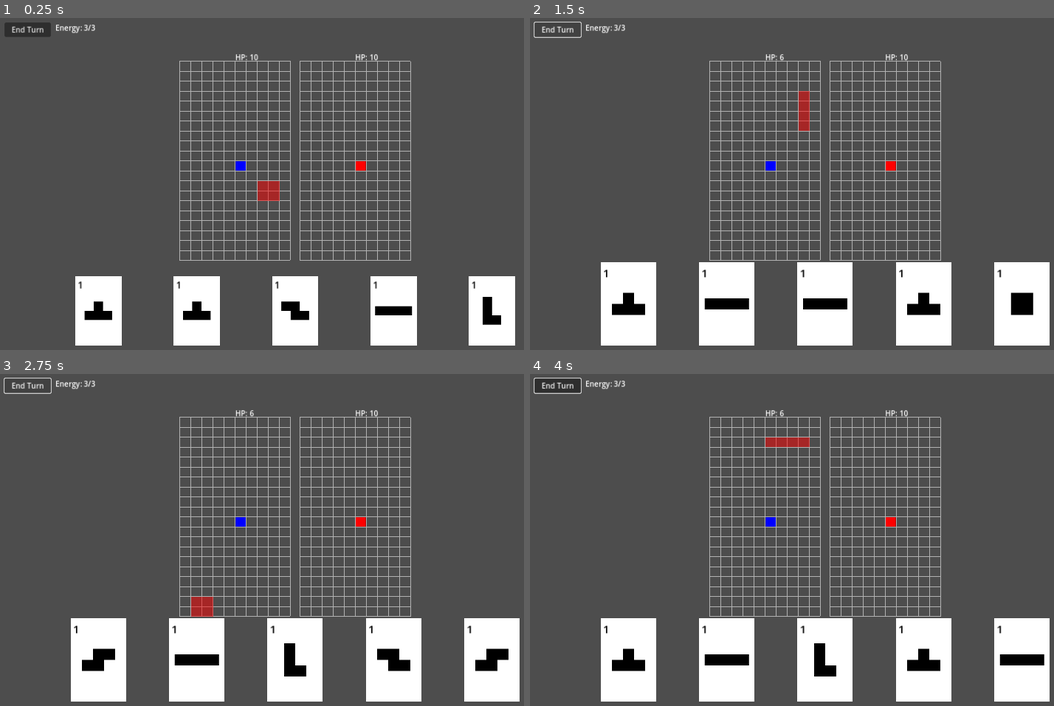
Above: before the commit, frames 1-4 (two rows, left to right).
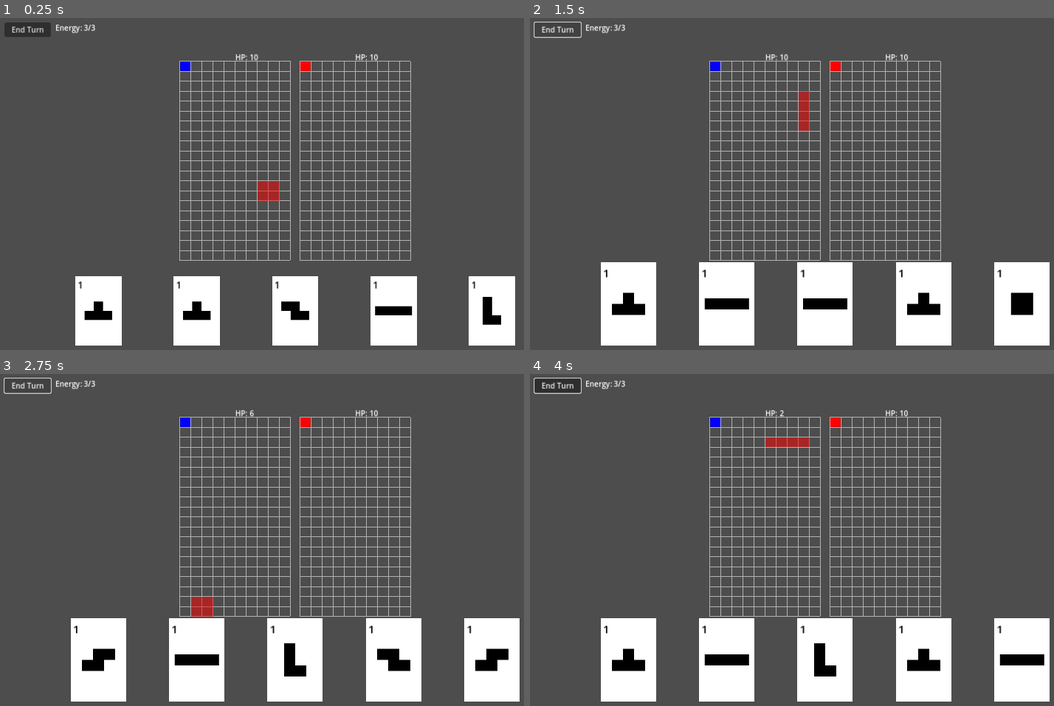
Above: after the commit, the same moments.

Repository: dBinet/SquirrelAttack
Game: Godot game, scene res://scenes/Main.tscn
The game is run twice, just before and just after one commit, with the same random seed, the same clock (stepped at 60 frames per second) and the same inputs.
Inputs (mouse positions are in pixels of both pictures, inside the frame that each line leads up to):
- Up to frame 1 (0.25 s): no input
- Up to frame 2 (1.5 s): click "End Turn" at 0.5 s; click "End Turn" at 1.25 s
- Up to frame 3 (2.75 s): click "End Turn" at 2 s
- Up to frame 4 (4 s): tap Enter at 2.75 s; move the mouse to (954, 523) at 2.77 s; click (954, 523) at 2.92 s; tap Space at 3.5 s; drag from (708, 556) to (797, 606) at 3.52 s

The runs differ from the first frame. In frame 1, 0.2% of the frame differs, in the area x 34-70%, y 13-46%; in frame 2, 0.3%, in the area x 34-70%, y 10-46%; in frame 3, 0.2%; in frame 4, 0.2%.

Commit message:
Align character sprites to grid top-left

Diff:
--- a/scripts/CharacterData.gd
+++ b/scripts/CharacterData.gd
@@ -228,7 +228,32 @@
     _check_cell_size()
     if _top_left_offsets.has(name):
         return _top_left_offsets[name]
-    var offset := Vector2.ZERO
+    if not _characters.has(name):
+        _top_left_offsets[name] = Vector2.ZERO
+        return Vector2.ZERO
+    var desc: Dictionary = _characters[name]
+    var scale := float(GRID.CELL_SIZE * GRID.COLS) / float(desc.get("size", 1))
+    var min_x := 0.0
+    var min_y := 0.0
+    var shapes: Array = _extract_all_shapes(desc.get("shapes", []))
+    if shapes.size() > 0:
+        min_x = INF
+        min_y = INF
+        for s in shapes:
+            match String(s.get("type", "")):
+                "rect":
+                    var p: Array = s.get("position", [0, 0])
+                    min_x = min(min_x, float(p[0]) * scale)
+                    min_y = min(min_y, float(p[1]) * scale)
+                "circle":
+                    var c: Array = s.get("center", [0, 0])
+                    var r: float = float(s.get("radius", 0)) * scale
+                    min_x = min(min_x, float(c[0]) * scale - r)
+                    min_y = min(min_y, float(c[1]) * scale - r)
+    var cell := float(GRID.CELL_SIZE)
+    var offset := Vector2(-min_x, -min_y)
+    offset.x = round(offset.x / cell) * cell
+    offset.y = round(offset.y / cell) * cell
     _top_left_offsets[name] = offset
     return offset
 
--- a/scripts/Main.gd
+++ b/scripts/Main.gd
@@ -67,7 +67,7 @@
     _alien_sprite = Sprite2D.new()
     _alien_sprite.texture = CHARACTER_DATA.get_texture("alien")
     _alien_sprite.z_index = -1
-    _alien_sprite.centered = true
+    _alien_sprite.centered = false
     add_child(_alien_sprite)
 
     _alien_grid_idx = CHARACTER_DATA.get_grid_index("alien")
@@ -77,7 +77,7 @@
     _mech_sprite = Sprite2D.new()
     _mech_sprite.texture = CHARACTER_DATA.get_texture("mech")
     _mech_sprite.z_index = -1
-    _mech_sprite.centered = true
+    _mech_sprite.centered = false
     add_child(_mech_sprite)
 
     _mech_grid_idx = CHARACTER_DATA.get_grid_index("mech")
@@ -237,7 +237,7 @@
         var ratio: float = float(Grid.CELL_SIZE * Grid.COLS) / base_size
         var sprite_scale := Vector2(_alien_sprite.scale.x, _alien_sprite.scale.y)
         var tex_size: Vector2 = _alien_sprite.texture.get_size() * sprite_scale
-        var sprite_top_left := _alien_sprite.global_position - tex_size / 2.0
+        var sprite_top_left := _alien_sprite.global_position
         var blocks: Array[Vector2] = card.get_global_block_positions()
         for b in blocks:
             var block_rect := Rect2(b, Vector2(Grid.CELL_SIZE, Grid.CELL_SIZE))
@@ -257,7 +257,8 @@
     if sprite == null:
         return
     sprite.texture = CHARACTER_DATA.get_texture(name)
-    sprite.offset = CHARACTER_DATA.get_center_offset(name)
+    sprite.centered = false
+    sprite.offset = CHARACTER_DATA.get_top_left_offset(name)
     if sprite.texture:
         var tex_size: Vector2 = sprite.texture.get_size()
         var factor_x := width / tex_size.x if tex_size.x > 0 else 1.0
@@ -268,17 +269,15 @@
 func _update_creature_positions() -> void:
     if _grids.size() < 2:
         return
-    var grid_width: float = Grid.COLS * Grid.CELL_SIZE
-    var grid_height: float = Grid.ROWS * Grid.CELL_SIZE * GRID_VERTICAL_SCALE
-    var centers: Array[Vector2] = []
+    var positions: Array[Vector2] = []
     for g in _grids:
-        centers.append(g.position + Vector2(grid_width / 2.0, grid_height / 2.0))
+        positions.append(g.position)
     if _mech_sprite:
         var idx: int = clamp(_mech_grid_idx, 0, _grids.size() - 1)
-        _mech_sprite.position = centers[idx]
+        _mech_sprite.position = positions[idx]
     if _alien_sprite:
         var idx: int = clamp(_alien_grid_idx, 0, _grids.size() - 1)
-        _alien_sprite.position = centers[idx]
+        _alien_sprite.position = positions[idx]
 
 func _shapes_overlap_rect(shapes: Array, top_left: Vector2, ratio: float, scale: Vector2, rect: Rect2) -> bool:
     for s in shapes:
@@ -336,7 +335,7 @@
     var ratio: float = float(Grid.CELL_SIZE * Grid.COLS) / base_size
     var scale := sprite.scale
     var tex_size := sprite.texture.get_size() * scale
-    var top_left := sprite.global_position - tex_size / 2.0
+    var top_left := sprite.global_position
     for g in groups.keys():
         var shapes: Array = groups[g]
         for s in shapes:
